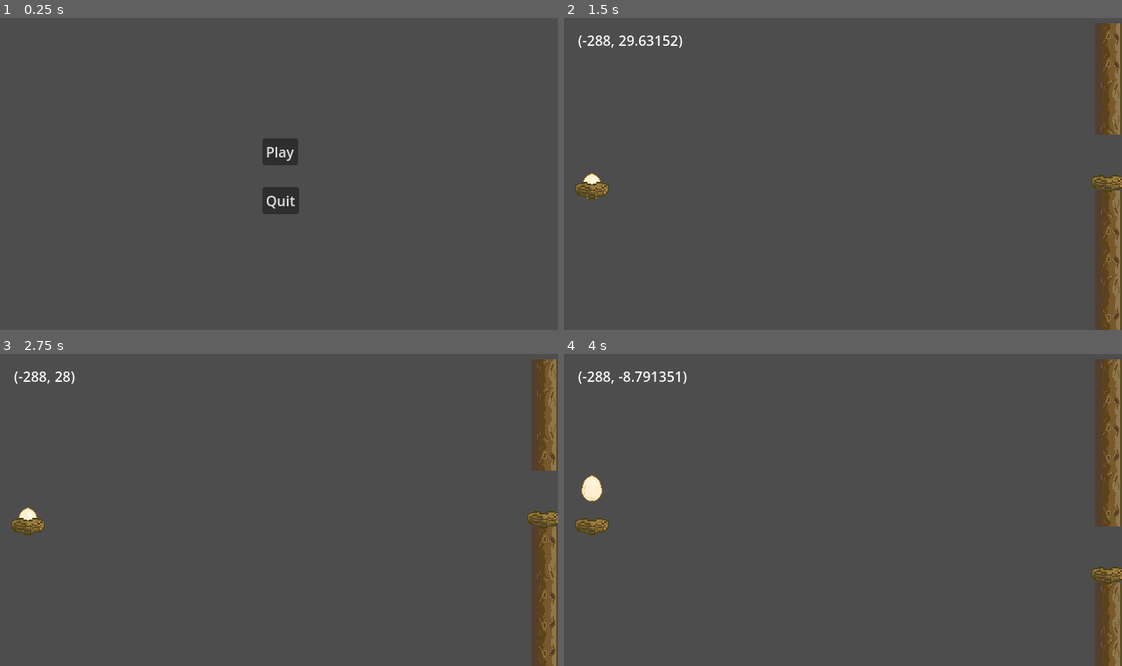
Above: before the commit, frames 1-4 (two rows, left to right).
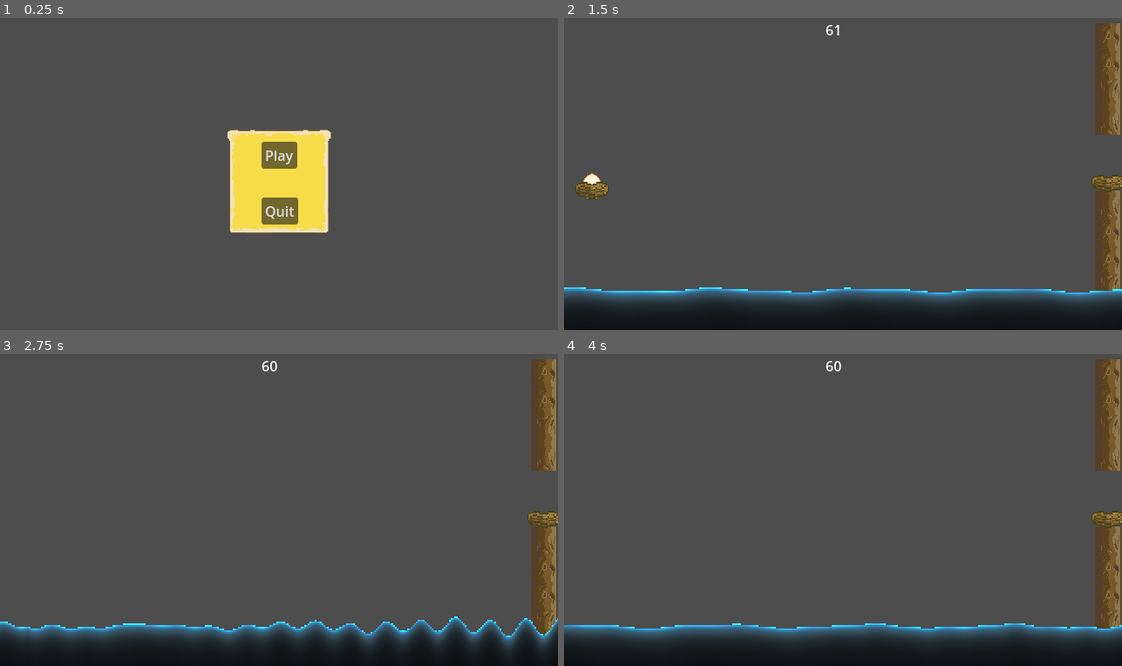
Above: after the commit, the same moments.

Repository: SuperGameBug/Hop_n_Zip
Game: Godot game, scene res://levels/lvl_main.tscn
Same seed, same stepped clock (60 frames per second), same inputs: the game is played once before the commit and once after it.
Inputs (mouse positions are in pixels of both pictures, inside the frame that each line leads up to):
- Up to frame 1 (0.25 s): no input
- Up to frame 2 (1.5 s): click "Play" at 0.5 s; move the mouse to (965, 158) at 1.27 s; click (965, 158) at 1.35 s
- Up to frame 3 (2.75 s): move the mouse to (167, 525) at 2.02 s; right-click (167, 525) at 2.1 s
- Up to frame 4 (4 s): move the mouse to (898, 441) at 2.77 s; click (898, 441) at 2.85 s; move the mouse to (815, 572) at 3.52 s; right-click (815, 572) at 3.6 s

The runs differ from the first frame. In frame 1, 5.9% of the frame differs, in the area x 40-60%, y 35-69%; in frame 2, 13%; in frame 3, 14%; in frame 4, 16%, in the area x 0-100%, y 1-100%.

Commit message:
Water is here
Added water for the lower part of the screen
Water reacts to player's collision

with it comes a corefunction include file for generic shader functions

Also added the main menu theme music. Pretty Catchy!! ♥
but unfortunately not pushing it on git, at least not now as it will occupy space more than required.

Added UI plan one

Diff:
--- a/levels/Label.gd
+++ b/levels/Label.gd
@@ -1,5 +1,5 @@
 extends Label
-@export var Player : Eggy_Player
+#@export var Player : Eggy_Player
 
 func _physics_process(delta):
-	self.text = str(Player.position)
+	self.text = str(Engine.get_frames_per_second())
--- a/levels/lvl_main.tscn
+++ b/levels/lvl_main.tscn
@@ -1,6 +1,8 @@
-[gd_scene load_steps=2 format=3 uid="uid://cvx72y1mfi5gk"]
+[gd_scene load_steps=4 format=3 uid="uid://cvx72y1mfi5gk"]
 
 [ext_resource type="Script" path="res://systems/main.gd" id="1_j2os0"]
+[ext_resource type="Texture2D" uid="uid://dqmxuco6vhc4k" path="res://sprites/ui/UI.png" id="2_vyt2o"]
+[ext_resource type="AudioStream" uid="uid://b1i23inyuilib" path="res://audio/music/_menu_music_low.wav" id="3_s5jyf"]
 
 [node name="Main" type="Node2D"]
 position = Vector2(320, 180)
@@ -8,20 +10,35 @@
 
 [node name="Camera2D" type="Camera2D" parent="."]
 
-[node name="btnPlay" type="Button" parent="Camera2D"]
-offset_left = -19.0
-offset_top = -40.0
-offset_right = 22.0
-offset_bottom = -9.0
+[node name="NinePatchRect" type="NinePatchRect" parent="Camera2D"]
+offset_left = -64.0
+offset_top = -52.0
+offset_right = 64.0
+offset_bottom = 76.0
+texture = ExtResource("2_vyt2o")
+patch_margin_left = 32
+patch_margin_top = 32
+patch_margin_right = 32
+patch_margin_bottom = 32
+
+[node name="btnPlay" type="Button" parent="Camera2D/NinePatchRect"]
+offset_left = 44.0
+offset_top = 16.0
+offset_right = 85.0
+offset_bottom = 47.0
 text = "Play"
 
-[node name="btnQuit" type="Button" parent="Camera2D"]
-offset_left = -19.0
-offset_top = 16.0
-offset_right = 23.0
-offset_bottom = 47.0
+[node name="btnQuit" type="Button" parent="Camera2D/NinePatchRect"]
+offset_left = 44.0
+offset_top = 80.0
+offset_right = 86.0
+offset_bottom = 111.0
 text = "Quit
 "
 
-[connection signal="pressed" from="Camera2D/btnPlay" to="." method="_on_btn_play_pressed"]
-[connection signal="pressed" from="Camera2D/btnQuit" to="." method="_on_btn_quit_pressed"]
+[node name="AudioStreamPlayer" type="AudioStreamPlayer" parent="Camera2D"]
+stream = ExtResource("3_s5jyf")
+autoplay = true
+
+[connection signal="pressed" from="Camera2D/NinePatchRect/btnPlay" to="." method="_on_btn_play_pressed"]
+[connection signal="pressed" from="Camera2D/NinePatchRect/btnQuit" to="." method="_on_btn_quit_pressed"]
--- a/levels/lvl_world.tscn
+++ b/levels/lvl_world.tscn
@@ -22,10 +22,7 @@
 position = Vector2(320, 180)
 
 [node name="WaterBody" parent="PlayGroup" instance=ExtResource("5_msqa2")]
-position = Vector2(0, 148)
-
-[node name="KillZone" parent="PlayGroup" instance=ExtResource("1_lpa5f")]
-position = Vector2(0, 268)
+position = Vector2(0, 160)
 
 [node name="KillZone2" parent="PlayGroup" instance=ExtResource("1_lpa5f")]
 position = Vector2(448, 12)
@@ -38,15 +35,14 @@
 [node name="Eggy_Player" parent="PlayGroup" instance=ExtResource("1_ah15s")]
 position = Vector2(-288, -60)
 
-[node name="Label" type="Label" parent="PlayGroup" node_paths=PackedStringArray("Player")]
-offset_left = -304.0
-offset_top = -164.0
-offset_right = -264.0
-offset_bottom = -141.0
+[node name="Label" type="Label" parent="PlayGroup"]
+offset_left = -20.0
+offset_top = -176.0
+offset_right = 20.0
+offset_bottom = -153.0
 size_flags_vertical = 0
 horizontal_alignment = 3
 script = ExtResource("3_qjisq")
-Player = NodePath("../Eggy_Player")
 
 [node name="ObjectiveNest" parent="PlayGroup" instance=ExtResource("4_fo1b1")]
 position = Vector2(-288, 28)
--- a/shaders/posterized_waterbody.gdshader
+++ b/shaders/posterized_waterbody.gdshader
@@ -1,47 +1,71 @@
 shader_type canvas_item;
+
+group_uniforms Hidden;
+uniform float _waterWidth = 0.;
+uniform float _ripple_intensity = 0.;
+uniform bool _startDrop = false;
+
+group_uniforms Colours;
 uniform vec3 _baseColour : source_color;
 uniform vec3 _bottomColour : source_color;
-uniform float _waterClipping : hint_range(0.0, 10.0, 0.01);
+uniform float _waterBlending : hint_range(0.0, 10.0, 0.01);
+
+group_uniforms Waves;
 uniform vec2 _water_waves_frequency = vec2(0.1,0.05);
 uniform vec2 _water_waves_height = vec2(1.,5.);
+uniform vec2 _water_waves_speed = vec2(1.,2.);
 uniform float _waterDepth = 0.;
+
+
+uniform float _dropPosition : hint_range(0.0, 1.0, 0.010);
 
 uniform float _pixel_size = 0.1;
 
 
 
-float fPosterize(float input, float factor )
-{
-	return round(input/factor) * factor;
-}
-
-float fSaturate(float input)
-{
-	return clamp(input,0.,1.);
-}
+#include "res://shaders/corefunctions.gdshaderinc"
 
 
 void fragment() {
 	float posterizedTime = fPosterize(TIME,0.1);
 	vec2 _uv = UV;
 	_uv.x = fPosterize(_uv.x,_pixel_size);
-	_uv.y = fPosterize(_uv.y, _pixel_size +.2);
+	_uv.y = fPosterize(_uv.y,_pixel_size);
 
-	//float topClip = (_uv.y + (sin(_uv.x+TIME) + (sin(_uv.x+TIME*.2)/2.)-4.));
-	float topClip = _uv.y;
-	topClip += (((sin((_uv.x * _water_waves_frequency.x - (_uv.y / 5.)) + posterizedTime)/_water_waves_height.x) +
-				(sin((_uv.x * _water_waves_frequency.y) + posterizedTime)/_water_waves_height.y)) - 4.);
+	float scree_adjusted_width = _waterWidth/4.;
+	float ripple;
+
+	if(_startDrop == true)
+	{
+		float drop_point = abs(_uv.x/scree_adjusted_width - _dropPosition) * 5.;
+		//float ripple_intensity = abs(_uv.x/scree_adjusted_width - _ripple_intensity) * 2.;
+		if (drop_point < 1.)
+		{
+			ripple = mix(sin(((drop_point * 20.) - posterizedTime * 10.)),0.,drop_point);
+		}
+		ripple *= fSaturate(_ripple_intensity);
+	}
+	else
+	{
+		ripple = 0.;
+	}
 
 
-	vec3 waterColour = mix(_baseColour,_bottomColour,vec3(fSaturate(topClip / _waterClipping)));
-	COLOR.xyz = waterColour / topClip;
-	COLOR.a = fPosterize(smoothstep(_waterDepth,0.,topClip) * fSaturate(topClip), .1);
-	//COLOR.a = topClip;
+	float topClip = _uv.y;
+	topClip += (((sin((_uv.x * _water_waves_frequency.x - (_uv.y / 5.)) + (posterizedTime * _water_waves_speed.x))*_water_waves_height.x) +
+				(sin((_uv.x * _water_waves_frequency.y) + (posterizedTime * _water_waves_speed.y))*_water_waves_height.y)) - 4.);
+
+	topClip += (ripple);
 
 
+	vec3 waterColour = mix(_baseColour,_bottomColour,vec3(fSaturate((topClip) / _waterBlending)));
+	//vec3 waterColour = vec3((fSaturate(topClip) - fSaturate(ripple)) / _waterBlending);
+
+	COLOR.xyz =  waterColour / topClip;
+	//COLOR.a = round(smoothstep(_waterDepth,0.,topClip)) / round(topClip);
+	//COLOR.a = round(topClip - (ripple));
+	COLOR.a = round(topClip);
+
+	//COLOR.xyz = vec3();
+
 }
-
-//void light() {
-	// Called for every pixel for every light affecting the CanvasItem.
-	// Uncomment to replace the default light processing function with this one.
-//}
--- a/systems/World/Spawners/WallSpawner/sct_trunk_wall_Manager.gd
+++ b/systems/World/Spawners/WallSpawner/sct_trunk_wall_Manager.gd
@@ -108,4 +108,4 @@
 		move_tween.tween_property(obj,"global_position",goal_position,1.2).set_trans(Tween.TRANS_CUBIC).set_delay(.15)
 
 		if(callback != null):
-			move_tween.tween_callback(callback.bind(value))
+			move_tween.tween_callback(callback.bind(value)).set_delay(1.2)
--- a/systems/World/WaterBody/mat_water_body.tres
+++ b/systems/World/WaterBody/mat_water_body.tres
@@ -4,3 +4,15 @@
 
 [resource]
 shader = ExtResource("1_gns7g")
+shader_parameter/_waterWidth = 0.0
+shader_parameter/_ripple_intensity = 1.0
+shader_parameter/_startDrop = false
+shader_parameter/_baseColour = Color(0.00906716, 0.44334, 0.707766, 1)
+shader_parameter/_bottomColour = Color(0.584199, 0.810015, 0.942301, 1)
+shader_parameter/_waterBlending = 2.87
+shader_parameter/_water_waves_frequency = Vector2(0.33, 0.15)
+shader_parameter/_water_waves_height = Vector2(0.2, 0.5)
+shader_parameter/_water_waves_speed = Vector2(1, 5)
+shader_parameter/_waterDepth = 32.0
+shader_parameter/_dropPosition = 0.0
+shader_parameter/_pixel_size = 0.25
--- a/systems/World/WaterBody/sct_water_body.gd
+++ b/systems/World/WaterBody/sct_water_body.gd
@@ -3,13 +3,67 @@
 var _body_size : float = ProjectSettings.get_setting("display/window/size/viewport_width")
 var _screen_bottom : float = ProjectSettings.get_setting("display/window/size/viewport_height")
 
+var _egg : Eggy_Player
+var _watermaterial : Material
+var _ripple_intensity : float = 0
+var _make_ripple : bool = false
+
 
 # Called when the node enters the scene tree for the first time.
 func _ready():
+	_make_ripple = false
 	self.global_position = Vector2(_body_size / 2.,_screen_bottom)
+	_watermaterial = self.material
+	_watermaterial.set_shader_parameter("_waterWidth", _body_size)
+
+	print(_body_size/4.)
+
 	#pass
 
+func _process(delta):
+	if(_make_ripple == true):
+		#pass
+		_watermaterial.set_shader_parameter("_ripple_intensity", lerpf(0.,1.,_ripple_intensity))
+		print(_ripple_intensity)
 
-# Called every frame. 'delta' is the elapsed time since the previous frame.
-func _process(delta):
-	pass
+
+
+
+
+func _on_area_2d_body_entered(body):
+	if(body is Eggy_Player):
+		var dropPos = body.global_position/ _body_size
+		#print("Water: " + str(dropPos))
+		_start_ripple();
+		tween_ripple_start()
+
+
+		_watermaterial.set_shader_parameter("_dropPosition", dropPos.x)
+		#tween_ripple(1., 2., _start_ripple, false)
+
+
+
+
+func _start_ripple():
+	_make_ripple = true
+	_watermaterial.set_shader_parameter("_startDrop", _make_ripple)
+
+func _end_ripple():
+	_make_ripple = false
+	_watermaterial.set_shader_parameter("_startDrop", _make_ripple)
+
+
+func tween_ripple_start():
+	tween_ripple(1.,.2, tween_ripple_end)
+
+
+func tween_ripple_end():
+	tween_ripple(0., 2., _end_ripple)
+
+
+func tween_ripple(goal, length, callback = null):
+
+	var ripple_tween = create_tween()
+	ripple_tween.tween_property(self, "_ripple_intensity", goal,length)
+	if(callback):
+		ripple_tween.tween_callback(callback)
--- a/systems/World/WaterBody/water_body.tscn
+++ b/systems/World/WaterBody/water_body.tscn
@@ -1,10 +1,13 @@
-[gd_scene load_steps=4 format=3 uid="uid://c6qa4ljdd1odv"]
+[gd_scene load_steps=5 format=3 uid="uid://c6qa4ljdd1odv"]
 
 [ext_resource type="Material" uid="uid://c4ob0ywbbgmpg" path="res://systems/World/WaterBody/mat_water_body.tres" id="1_bncg6"]
 [ext_resource type="Script" path="res://systems/World/WaterBody/sct_water_body.gd" id="2_c2k8c"]
 
 [sub_resource type="PlaceholderTexture2D" id="PlaceholderTexture2D_pajts"]
 size = Vector2(640, 64)
+
+[sub_resource type="RectangleShape2D" id="RectangleShape2D_pb7dv"]
+size = Vector2(640, 66)
 
 [node name="WaterBody" type="Sprite2D"]
 z_index = 1
@@ -13,3 +16,13 @@
 texture = SubResource("PlaceholderTexture2D_pajts")
 offset = Vector2(0, -32)
 script = ExtResource("2_c2k8c")
+
+[node name="Area2D" type="Area2D" parent="."]
+visible = false
+
+[node name="CollisionShape2D" type="CollisionShape2D" parent="Area2D"]
+position = Vector2(0, -23)
+shape = SubResource("RectangleShape2D_pb7dv")
+
+[connection signal="body_entered" from="Area2D" to="." method="_on_area_2d_body_entered"]
+[connection signal="body_exited" from="Area2D" to="." method="_on_area_2d_body_exited"]
Not shown, added: shaders/corefunctions.gdshaderinc
Binary file added: sprites/ui/UI.png
Not shown, added: sprites/ui/UI.png.import
